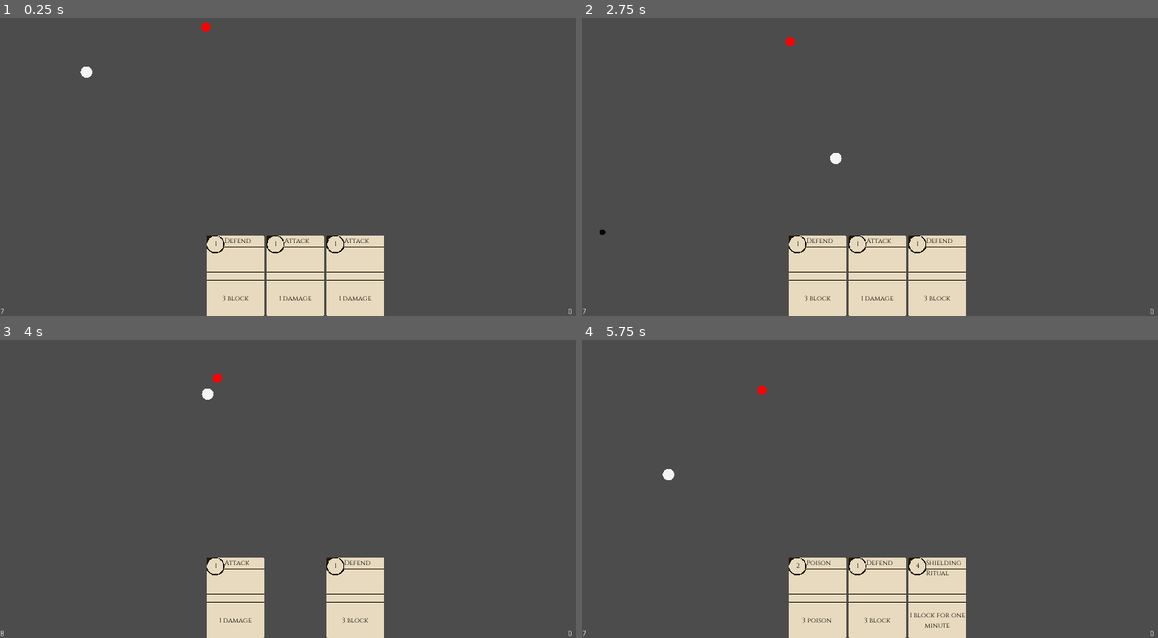
Above: before the commit, frames 1-4 (two rows, left to right).
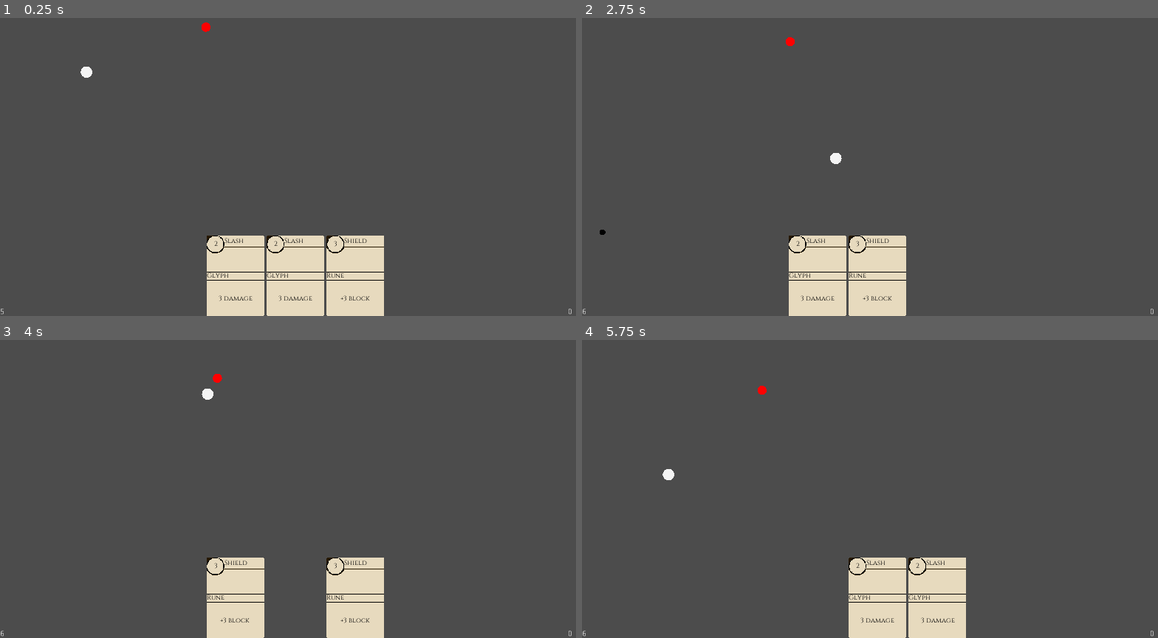
Above: after the commit, the same moments.

Repository: the-alex-g/ScrollMage
Game: Godot game, scene res://World/World.tscn
Two runs of this game, one before a commit and one after it. Both use one fixed random seed, a clock stepped at 60 frames per second and the inputs below.
Inputs:
- Up to frame 1 (0.25 s): no input
- Up to frame 2 (2.75 s): tap Enter at 0.5 s; hold D (right) 0.53-1.28 s; tap Keypad 1 (spell_slot_1) at 0.6 s; hold S (down) 1.28-2.03 s; tap 2 (spell_slot_2) at 1.35 s; hold D (right) from 2.03 s (still down); tap 3 (spell_slot_3) at 2.1 s
- Up to frame 3 (4 s): release D (right) at 2.78 s; hold W (up) 2.78-3.53 s; tap Keypad 1 (spell_slot_1) at 2.85 s; hold A (left) from 3.53 s (still down); tap 2 (spell_slot_2) at 3.6 s
- Up to frame 4 (5.75 s): tap 3 (spell_slot_3) at 4.35 s; release A (left) at 5.03 s; hold S (down) from 5.03 s (still down); tap Keypad 1 (spell_slot_1) at 5.1 s

The runs differ from the first frame. In frame 1, 0.4% of the frame differs, in the area x 0-65%, y 73-100%; in frame 2, 2.9%; in frame 3, 0.2%; in frame 4, 3.0%, in the area x 0-67%, y 73-100%.

Commit message:
Add a library to hold/generate cards

Diff:
--- a/project/CardManager/CardManager.gd
+++ b/project/CardManager/CardManager.gd
@@ -3,29 +3,23 @@
 
 signal used_card(card)
 
-var _deck := [
-	AttackCard.new("Attack", "1 damage", 0.5, [], {}, 1, "res://Attacks/Projectiles/BaseProjectile.tscn"),
-	AttackCard.new("Attack", "1 damage", 0.5, [], {}, 1, "res://Attacks/Projectiles/BaseProjectile.tscn"),
-	AttackCard.new("Attack", "1 damage", 0.5, [], {}, 1, "res://Attacks/Projectiles/BaseProjectile.tscn"),
-	AttackCard.new("Attack", "1 damage", 0.5, [], {}, 1, "res://Attacks/Projectiles/BaseProjectile.tscn"),
-	BoostCard.new("Defend", "3 block", 0.5, [], {"block":3}),
-	BoostCard.new("Defend", "3 block", 0.5, [], {"block":3}),
-	BoostCard.new("Defend", "3 block", 0.5, [], {"block":3}),
-	BoostCard.new("Defend", "3 block", 0.5, [], {"block":3}),
-	HexCard.new("Poison", "3 poison", 1.0, [], {"poison":3}),
-	RitualCard.new("Shielding Ritual", "1 block for one minute", 2.0, [], {"block":1}, 60),
-]
+var _deck := []
 var _cards := []
 var _lost := []
 var _rituals := []
 var _can_cast := true
 var info : Dictionary setget , _get_info
+var _library := Library.new()
 var statuses := {}
 
 onready var _cast_timer : Timer = $CastTimer
 
 
 func _ready()->void:
+	for i in 4:
+		_deck.append(_library.get_attack("Slash"))
+		_deck.append(_library.get_boost("Shield"))
+
 	_deck.shuffle()
 	for i in 3:
 		_cards.append(_deck[0])
--- /dev/null
+++ b/project/CardManager/Library.gd
@@ -0,0 +1,51 @@
+class_name Library
+extends Node
+
+var attacks := {
+	#"":{"text":"", "casting_time":0.0, "flags":[], "statuses":{}, "damage":0, "projectile_path":""},
+	"Slash":{"text":"3 damage", "casting_time":0.5, "flags":[Card.Flags.GLYPH], "statuses":{}, "damage":3, "projectile_path":"res://Attacks/Projectiles/BasicAttack.tscn"},
+}
+var boosts := {
+	#"":{"text":"", "casting_time":0.0, "flags":[], "statuses":{}},
+	"Shield":{"text":"+3 block", "casting_time":0.75, "flags":[Card.Flags.RUNE], "statuses":{"block":3}},
+}
+var hexes := {
+	#"":{"text":"", "casting_time":0.0, "flags":[], "statuses":{}},
+	"Poison":{"text":"2 poison", "casting_time":1.0, "flags":[Card.Flags.GLYPH], "statuses":{"poison":2}},
+}
+var rituals := {
+	#"":{"text":"", "casting_time":0.0, "flags":[], "statuses":{}, "duration":0},
+	"Armor Script":{"text":"1 block for 1 minute", "casting_time":2.0, "flags":[Card.Flags.RUNE], "statuses":{"block":1}, "duration":60},
+}
+
+
+func get_attack(card_name := "")->AttackCard:
+	if card_name == "":
+		card_name = attacks.keys()[randi() % attacks.size()]
+
+	var card_info : Dictionary = attacks[card_name]
+	return AttackCard.new(card_name, card_info.text, card_info.casting_time, card_info.flags, card_info.statuses, card_info.damage, card_info.projectile_path)
+
+
+func get_boost(card_name := "")->BoostCard:
+	if card_name == "":
+		card_name = boosts.keys()[randi() % boosts.size()]
+
+	var card_info : Dictionary = boosts[card_name]
+	return BoostCard.new(card_name, card_info.text, card_info.casting_time, card_info.flags, card_info.statuses)
+
+
+func get_hex(card_name := "")->HexCard:
+	if card_name == "":
+		card_name = hexes.keys()[randi() % hexes.size()]
+
+	var card_info : Dictionary = hexes[card_name]
+	return HexCard.new(card_name, card_info.text, card_info.casting_time, card_info.flags, card_info.statuses)
+
+
+func get_ritual(card_name := "")->RitualCard:
+	if card_name == "":
+		card_name = rituals.keys()[randi() % rituals.size()]
+
+	var card_info : Dictionary = rituals[card_name]
+	return RitualCard.new(card_name, card_info.text, card_info.casting_time, card_info.flags, card_info.statuses, card_info.duration)
--- a/project/HUD/DisplayCard.gd
+++ b/project/HUD/DisplayCard.gd
@@ -11,10 +11,10 @@
 		_clear_card()
 	else:
 		_title_label.text = card.card_name
-		_cast_time_label.text = str(int(card.cast_time * 2))
-
+		_cast_time_label.text = str(int(card.cast_time * 4))
+		_flag_label.text = ""
 		for flag in card.flags:
-			_flag_label.text += str(flag) + " "
+			_flag_label.text += str(Card.Flags.keys()[flag]).capitalize() + " "
 
 		_description_label.text = card.card_text
 		modulate = Color(1, 1, 1, 1)
--- a/project/project.godot
+++ b/project/project.godot
@@ -58,6 +58,11 @@
 "class": "HexCard",
 "language": "GDScript",
 "path": "res://Cards/HexCard.gd"
+}, {
+"base": "Node",
+"class": "Library",
+"language": "GDScript",
+"path": "res://CardManager/Library.gd"
 }, {
 "base": "Creature",
 "class": "Monster",
@@ -105,6 +110,7 @@
 "Creature": "",
 "HexAction": "",
 "HexCard": "",
+"Library": "",
 "Monster": "",
 "MonsterAction": "",
 "MonsterRitual": "",
